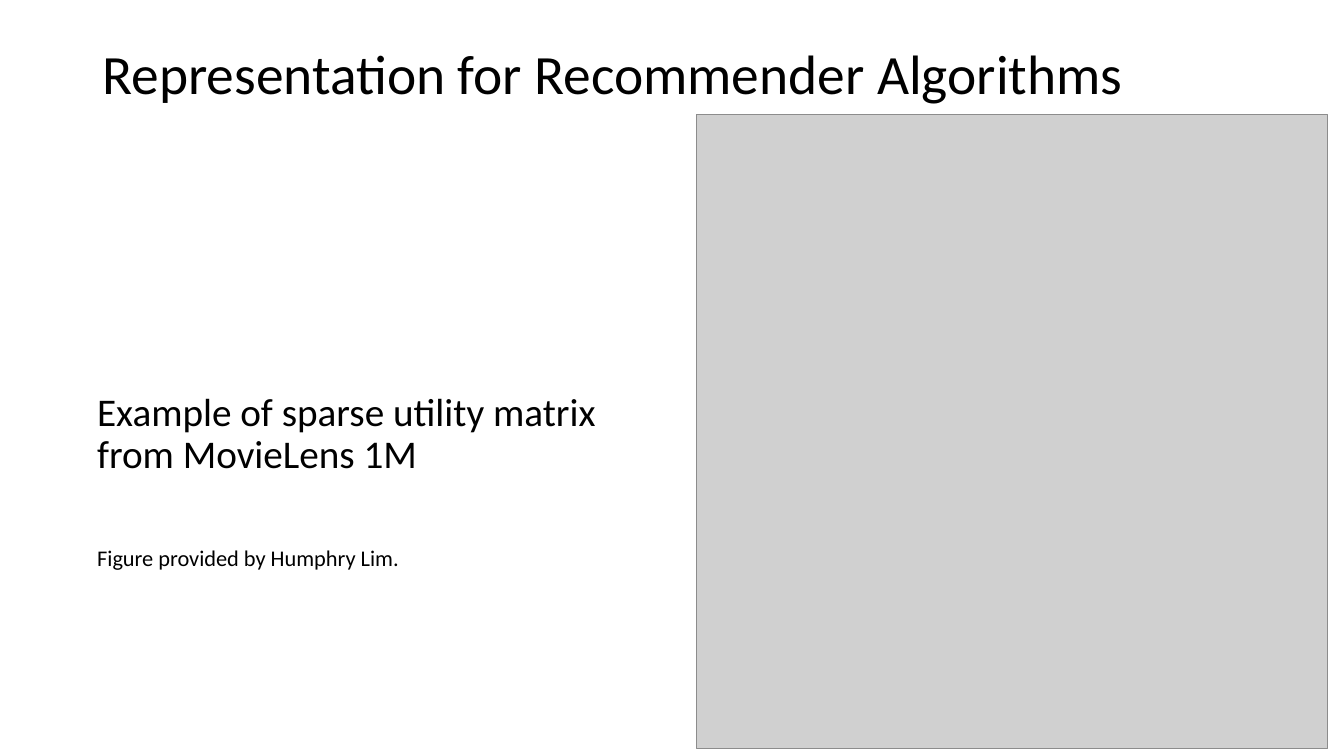
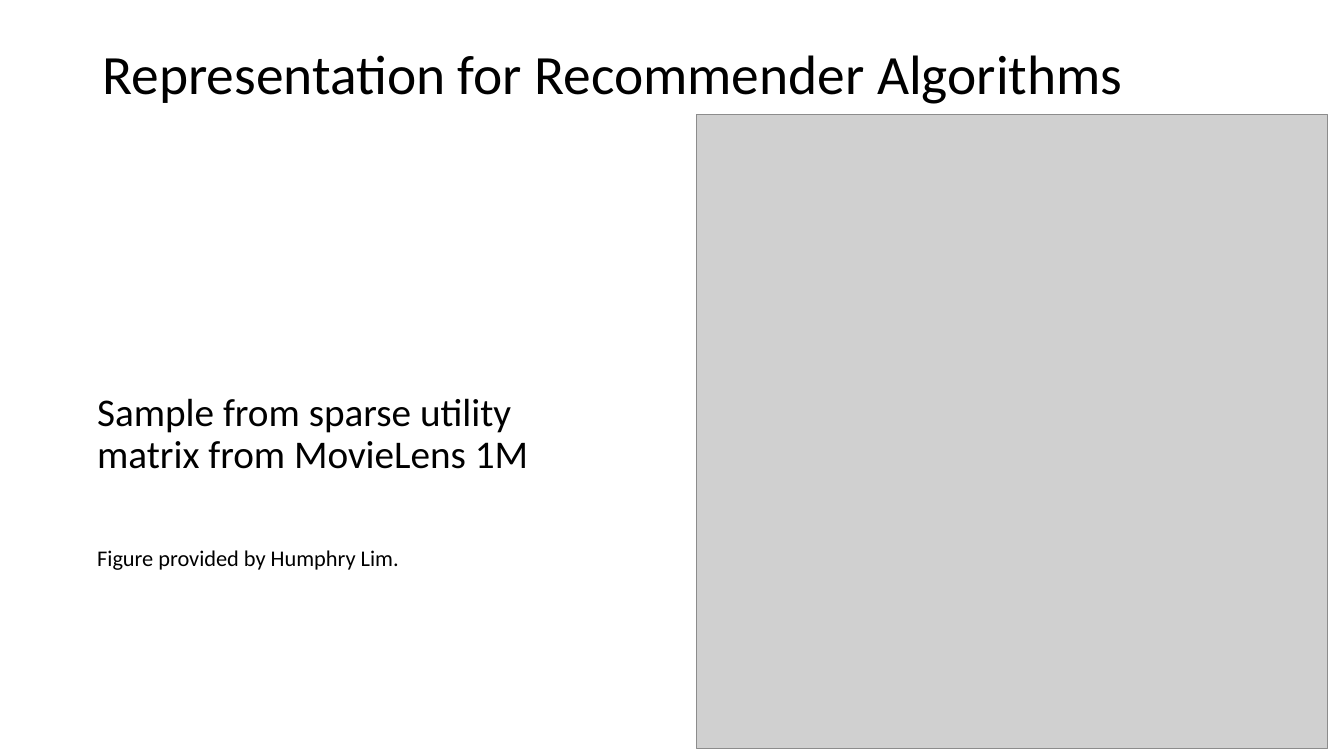
Before and after one commit to StephenElston/CSCI-E-108, a slide deck: slide 26 of slides/11_RecommenderSystems_Part1.pptx. Drawn at 1344x756 pixels with LibreOffice and Linux fonts; fonts in the diff are those of the drawing; grey boxes stand for pictures. Boxes give left, top, right and bottom in pixels: in the first picture for what was removed or moved away, otherwise in the second. Text is boxed around its words. In the diff, an @@ line names an element or a change of style, - is before the commit and + after.

```diff
--- a/slides/11_RecommenderSystems_Part1.pptx
+++ b/slides/11_RecommenderSystems_Part1.pptx
@@ text at (x1=97, y1=398, x2=528, y2=469): text changed @@
-Example of sparse utility matrix from MovieLens 1M
+Sample from sparse utility matrix from MovieLens 1M
```
Also in this commit, not shown: 11 other slides changed.
